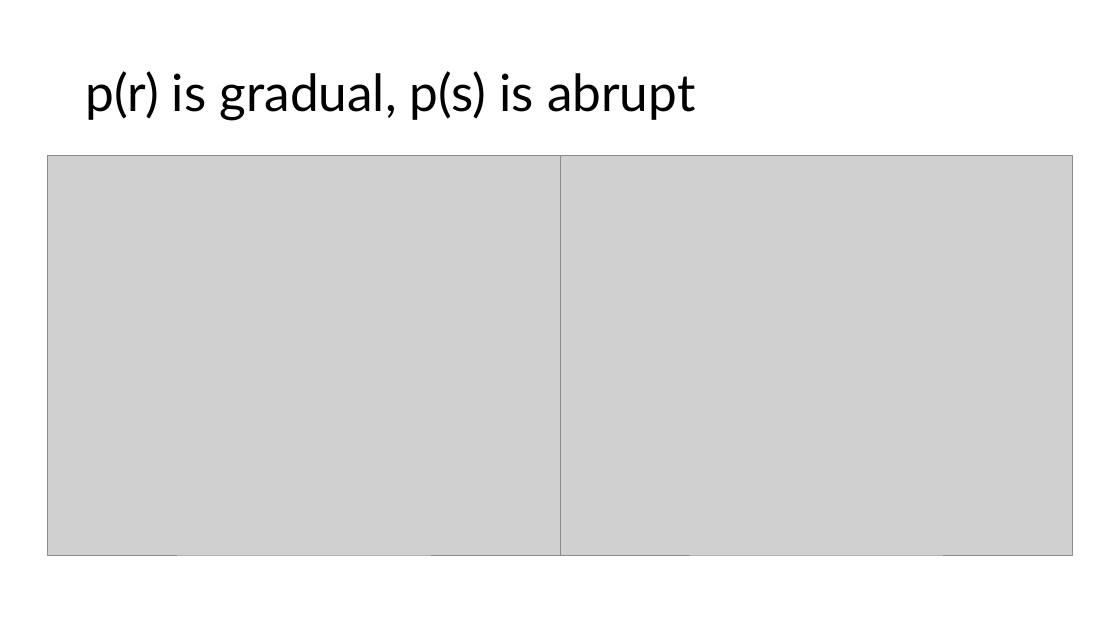
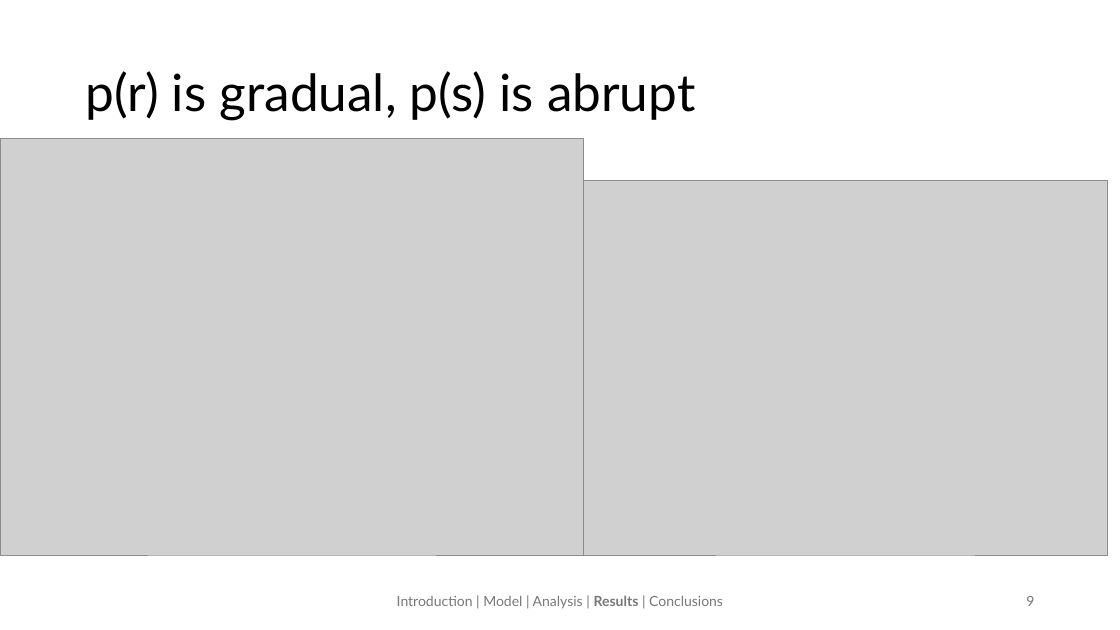
Before and after one commit to langemk/THEE-Coevolution-HGT, a slide deck: slide 9 of presentations/phages_final.pptx (slide 4 before the commit). Drawn at 1120x630 pixels with LibreOffice and Linux fonts; fonts in the diff are those of the drawing; grey boxes stand for pictures. Boxes give left, top, right and bottom in pixels: in the first picture for what was removed or moved away, otherwise in the second. Text is boxed around its words. In the diff, an @@ line names an element or a change of style, - is before the commit and + after.

```diff
--- a/presentations/phages_final.pptx
+++ b/presentations/phages_final.pptx
@@ picture: place and size @@
-picture at bbox=[48, 155, 560, 555]
+picture at bbox=[0, 139, 584, 555]
@@ picture: place and size @@
-picture at bbox=[560, 155, 1073, 555]
+picture at bbox=[584, 181, 1108, 555]
@@ text added at bbox=[397, 595, 723, 609], 12 pt, text #797979 @@
+Introduction | Model | Analysis | Results | Conclusions
@@ page number added at bbox=[1026, 596, 1034, 606], 12 pt, text #797979 @@
+9
```
Also in this commit, not shown: 1 other slide changed, 11 slides added, 3 slides removed, 2 other files.
